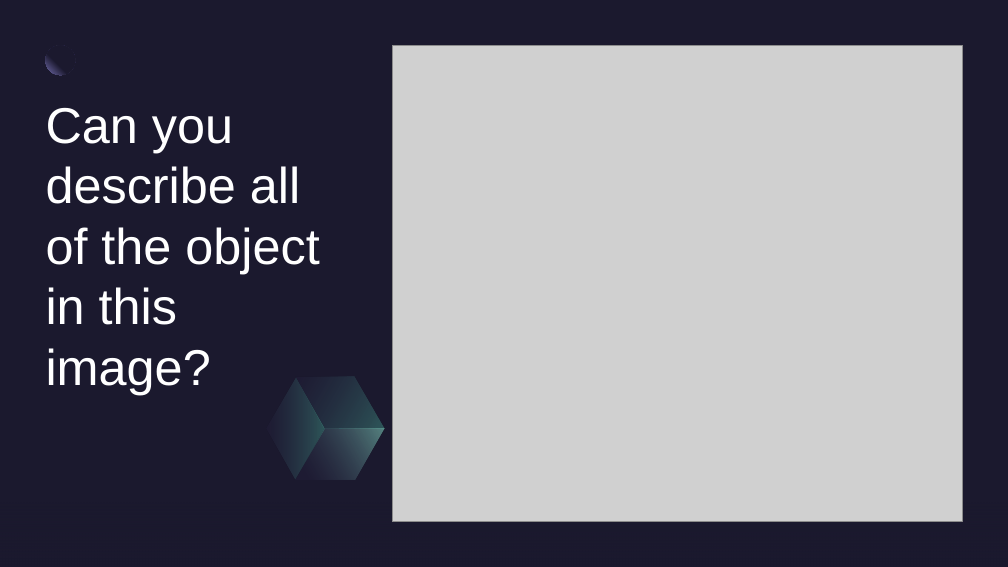
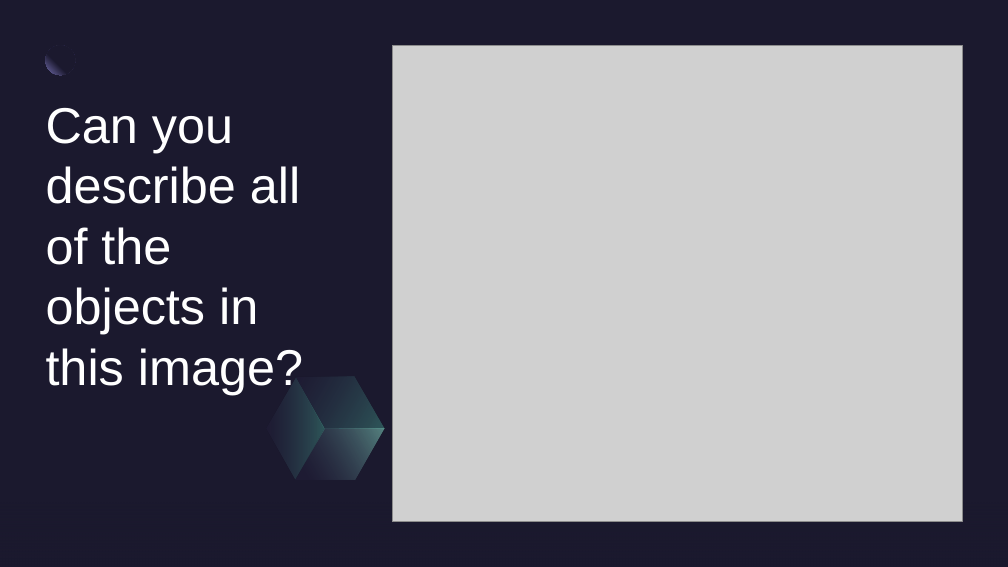
Before and after one commit to dseefeld/microbit, a slide deck: slide 3 of AICreators-JamestownEvent.pptx. Drawn at 1008x567 pixels with LibreOffice and Linux fonts; fonts in the diff are those of the drawing; grey boxes stand for pictures. Boxes give left, top, right and bottom in pixels: in the first picture for what was removed or moved away, otherwise in the second. Text is boxed around its words. In the diff, an @@ line names an element or a change of style, - is before the commit and + after.

Commit message:
Fix typo on slide 3.  Add slide 15 about teachable machine.  Add sample model.

```diff
--- a/AICreators-JamestownEvent.pptx
+++ b/AICreators-JamestownEvent.pptx
@@ title at (46,108,303,395): text changed @@
-Can you describe all of the object in this image?
+Can you describe all of the objects in this image?
```
Also in this commit, not shown: 1 slide added, 1 other file.
